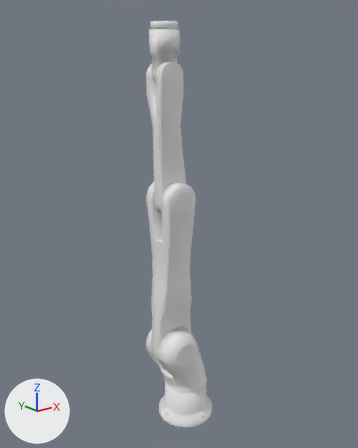
The COLLADA model models/ph-mpd-fcm/prod/scene/kuka.dae as it was, and as the next commit left it.
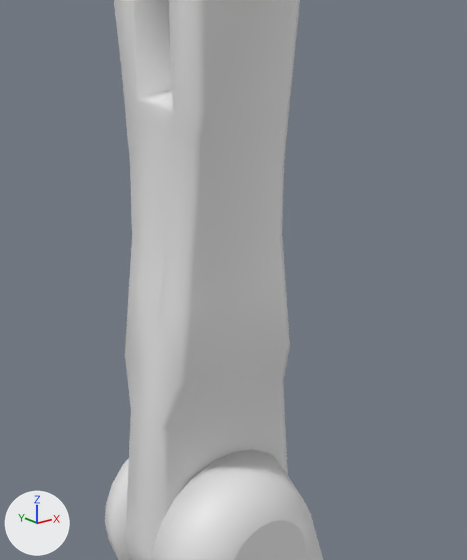
The first picture shows the older version from a camera (50 mm lens) standing at (-10.06, -12.18, 12.24) and looking at (-0.19, 0.16, 7.31). The close-ups show both versions on the part from 33% to 66% of the width and 48% to 79% of the height of that picture; other places that the commit changed are outside them. The lights are fixed; the arrows at lower left show +X, +Y and +Z. Where no turn or scale is listed for an object, it has been applied to the vertices.

In view in the first close-up: 'kukaLink1', 'kukaLink2'.
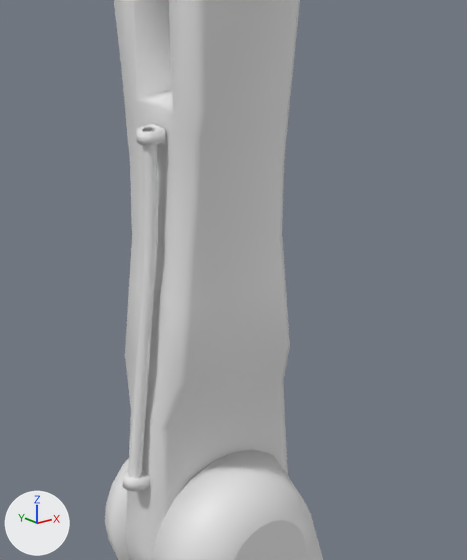
Location of each change, [x1, y1, x2, y2] in pixels of the close-ups (467 x 560 px):
```json
{"object": "Circle_005", "change": "added", "after": [128, 145, 158, 478]}
{"object": "kukaSleeveFixture2", "change": "added", "after": [136, 124, 166, 146]}
{"object": "kukaSleeveFixture1", "change": "added", "after": [123, 470, 150, 492]}
```

The change, as JSON lines over the scene's bpy script:
```json
{"op": "add", "block": "me_circle_014", "code": ["me_circle_014 = bpy.data.meshes.new('Circle.014')", "me_circle_014.from_pydata(...)  # 24 vertices, 36 faces; spans x -0.05..0.25, y -0.06..0.06, z 0.0..2.93"]}
{"op": "add", "block": "me_circle_007", "code": ["me_circle_007 = bpy.data.meshes.new('Circle.007')", "me_circle_007.from_pydata(...)  # 48 vertices, 64 faces; spans x -0.101..0.101, y -0.1..0.1, z -0.052..0.052"]}
{"op": "add", "block": "me_circle_012", "code": ["me_circle_012 = bpy.data.meshes.new('Circle.012')", "me_circle_012.from_pydata(...)  # 48 vertices, 64 faces; spans x -0.103..0.103, y -0.1..0.1, z -0.056..0.056"]}
{"op": "add", "block": "ob_circle_005", "code": ["ob_circle_005 = bpy.data.objects.new('Circle_005', me_circle_014)", "ob_circle_005.location = (-1.422, 0.0, 3.726)"]}
{"op": "add", "block": "ob_kukasleevefixture2", "code": ["ob_kukasleevefixture2 = bpy.data.objects.new('kukaSleeveFixture2', me_circle_007)", "ob_kukasleevefixture2.location = (-1.227, 0.0, 6.706)"]}
{"op": "add", "block": "ob_kukasleevefixture1", "code": ["ob_kukasleevefixture1 = bpy.data.objects.new('kukaSleeveFixture1', me_circle_012)", "ob_kukasleevefixture1.location = (-1.425, 0.0, 3.676)"]}
```
